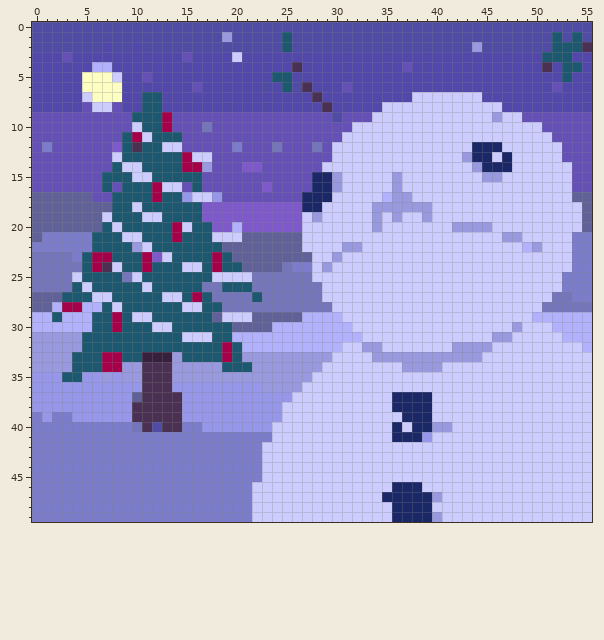
File history of a pixel-art sprite, assets/images/thumbs/spiggygee.png. Above, as it was before the edit.
The file is 56x50 pixels.
And afterwards:
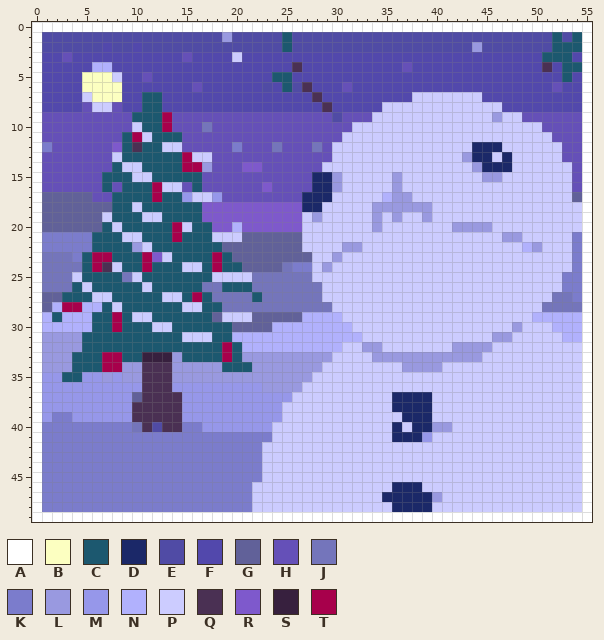
Palette (. is transparent): A #ffffff  B #fcffc1  C #1c586f  D #1b2868  E #504ba5  F #5248ac  G #616199  H #6550b8  J #7475bb  K #7b7ccc  L #9999e0  M #9697ea  N #b1b1fd  P #ccccff  Q #4a3053  R #7e59cc  S #37203e  T #a7004b
What changed:
y 0: x 0..55 EEEEEEEEEEEEEEEEEEEEEEEEEEEEEEEEEEEEEEEEEEEEEEEEEEEEEEEE -> AAAAAAAAAAAAAAAAAAAAAAAAAAAAAAAAAAAAAAAAAAAAAAAAAAAAAAAA
y 1: x 0 E -> A; x 55 E -> A
y 2: x 0 E -> A; x 55 Q -> A
y 3..8: x 0 F -> A; x 55 F -> A
y 9..16: x 0 H -> A; x 55 H -> A
y 17..20: x 0 G -> A; x 55 G -> A
y 21: x 0 G -> A; x 55 K -> A
y 22: x 0 K -> A; x 55 K -> A
y 23..26: x 0 J -> A; x 55 K -> A
y 27: x 0 G -> A; x 55 K -> A
y 28: x 0 G -> A; x 55 J -> A
y 29..30: x 0 N -> A; x 55 N -> A
y 31..32: x 0 L -> A; x 55 N -> A
y 33..34: x 0 L -> A; x 55 P -> A
y 35..38: x 0 M -> A; x 55 P -> A
y 39..48: x 0 K -> A; x 55 P -> A
y 49: x 0..55 KKKKKKKKKKKKKKKKKKKKKKPPPPPPPPPPPPPPDDDDLPPPPPPPPPPPPPPP -> AAAAAAAAAAAAAAAAAAAAAAAAAAAAAAAAAAAAAAAAAAAAAAAAAAAAAAAA
Boxes around the changes in both pictures, in picture pixels (x1, y1, x2, y2):
changed: (32, 22, 592, 522)
